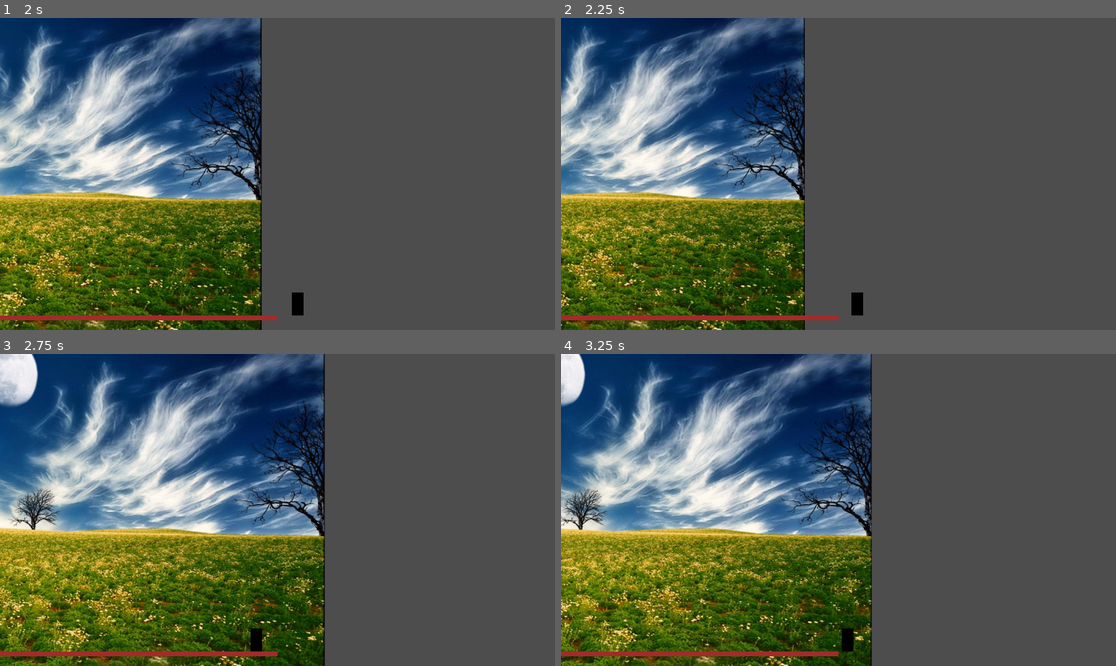
Above: before the commit, frames 1-4 (two rows, left to right).
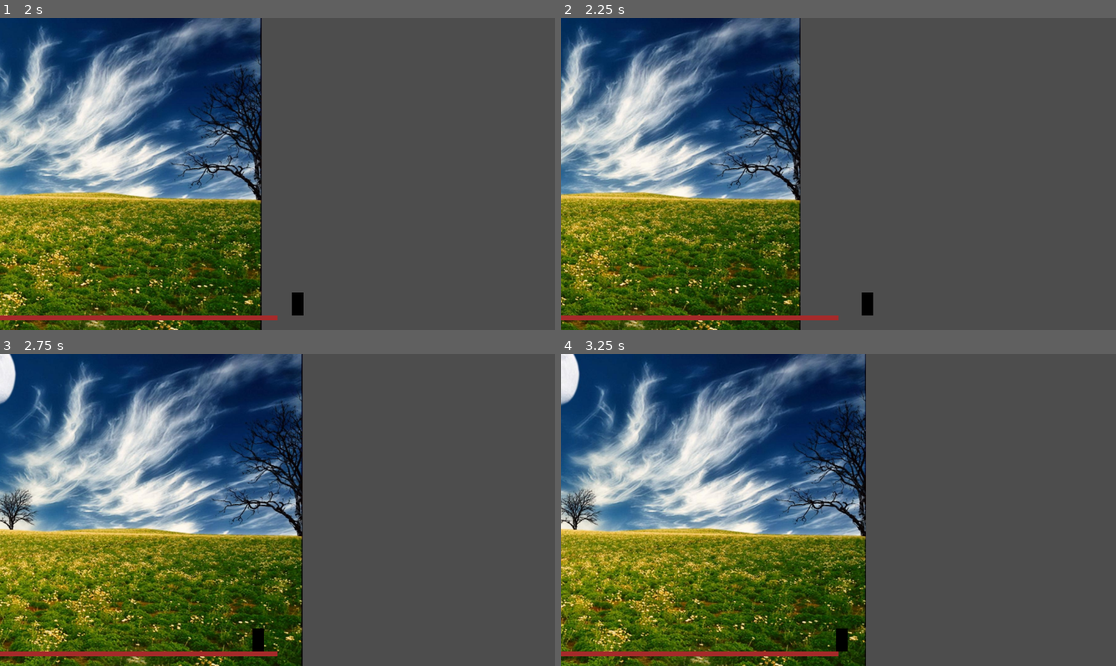
Above: after the commit, the same moments.

Repository: Darr3n2GG/2D-Platformer-Player-Template-WIP
Game: Godot game, scene res://src/scenes/test.tscn
Two runs of this game, one before a commit and one after it. Both use one fixed random seed, a clock stepped at 60 frames per second and the inputs below. The project has no main scene, so this scene is started directly.
Inputs:
- Up to frame 1 (2 s): tap Enter at 0.5 s; hold D (move_right) from 0.53 s (still down)
- Up to frame 2 (2.25 s): release D (move_right) at 2.03 s; hold A (move_left) from 2.03 s (still down)
- Up to frame 3 (2.75 s): keep holding A (move_left)
- Up to frame 4 (3.25 s): release A (move_left) at 2.78 s; hold D (move_right) from 2.78 s (still down)

Frame 1 is identical in both runs. In frame 2, 17% of the frame differs, in the area x 0-57%, y 0-100%; in frame 3, 37%, in the area x 0-59%, y 0-100%; in frame 4, 25%.

Commit message:
added const accel

Diff:
--- a/src/game_objects/Player/ConstAccel.gd
+++ b/src/game_objects/Player/ConstAccel.gd
@@ -4,17 +4,24 @@
 @export var decel_time: float = 0.1
 @export var turn_time: float = 0.2
 
+var final_time: float
+
 
 func apply_acceleration(movement: PlayerMovement, direction: float, delta: float) -> void:
-	var final_time := get_final_time(movement, direction)
+	final_time = get_final_time(movement, direction)
 
 	var ticks := delta / final_time
 	movement.velocity_x = move_toward(movement.velocity_x, movement.max_speed * direction, movement.max_speed * ticks)
 
 func get_final_time(movement: PlayerMovement, direction: float) -> float:
-	var final_time = decel_time
+	if movement.lr_input.just_pressed():
+		var is_turning = movement.velocity_x != 0.0 and sign(movement.velocity_x) != direction
+		if is_turning:
+			return turn_time
+		else:
+			return accel_time
 
-	if direction:
-		final_time = accel_time
+	elif movement.lr_input.just_released():
+		return decel_time
 
 	return final_time
--- a/src/scenes/test.tscn
+++ b/src/scenes/test.tscn
@@ -10,6 +10,7 @@
 
 [sub_resource type="Resource" id="Resource_pixv2"]
 script = ExtResource("4_fen8a")
+turn_time = 0.15
 metadata/_custom_type_script = "uid://bf4yeyev3prjp"
 
 [sub_resource type="CapsuleShape2D" id="CapsuleShape2D_m5uds"]
